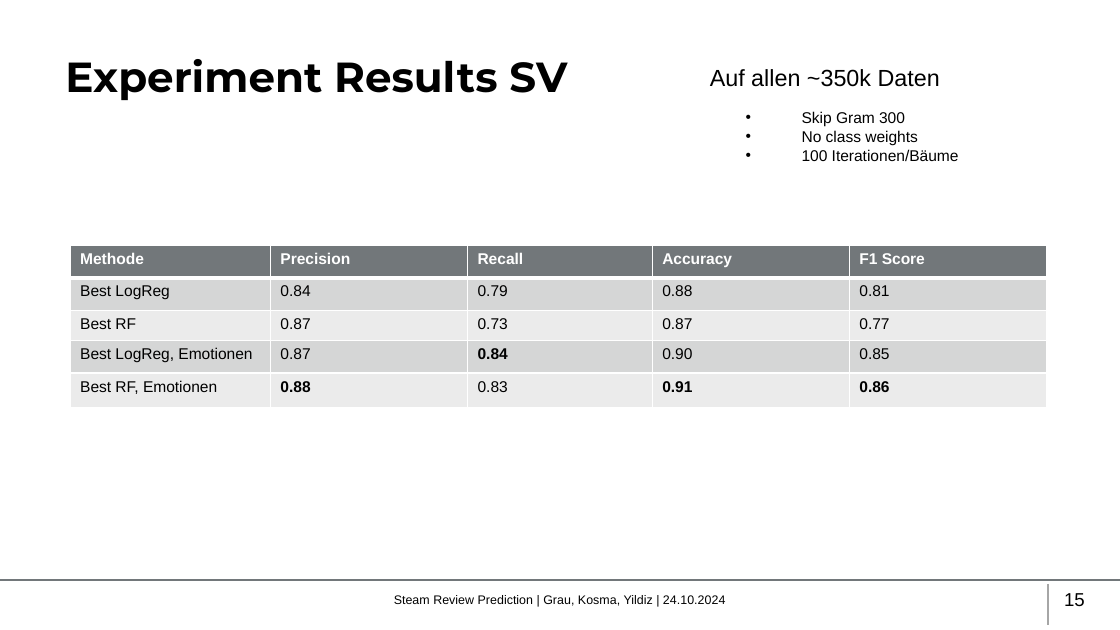
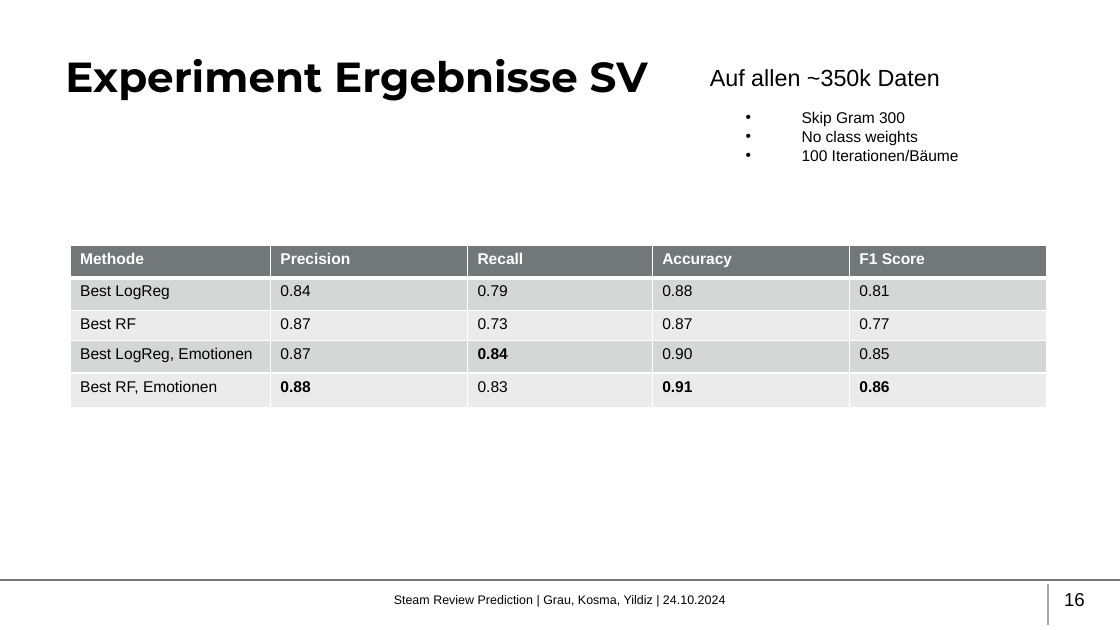
Before and after one commit to mikoyldz/steamrep, a slide deck: slide 16 of Steam Review Predictions.pptx (slide 15 before the commit). Drawn at 1120x630 pixels with LibreOffice and Linux fonts; fonts in the diff are those of the drawing; background and template pictures are left out. Boxes give left, top, right and bottom in pixels: in the first picture for what was removed or moved away, otherwise in the second. Text is boxed around its words. In the diff, an @@ line names an element or a change of style, - is before the commit and + after.

```diff
--- a/Steam Review Predictions.pptx
+++ b/Steam Review Predictions.pptx
@@ title at <box>65,59,648,101</box>: text changed @@
-Experiment Results SV
+Experiment Ergebnisse SV
@@ page number at <box>1064,593,1085,607</box>: text changed @@
-15
+16
```
Also in this commit, not shown: 4 other slides changed, 2 slides added, 1 other file.
